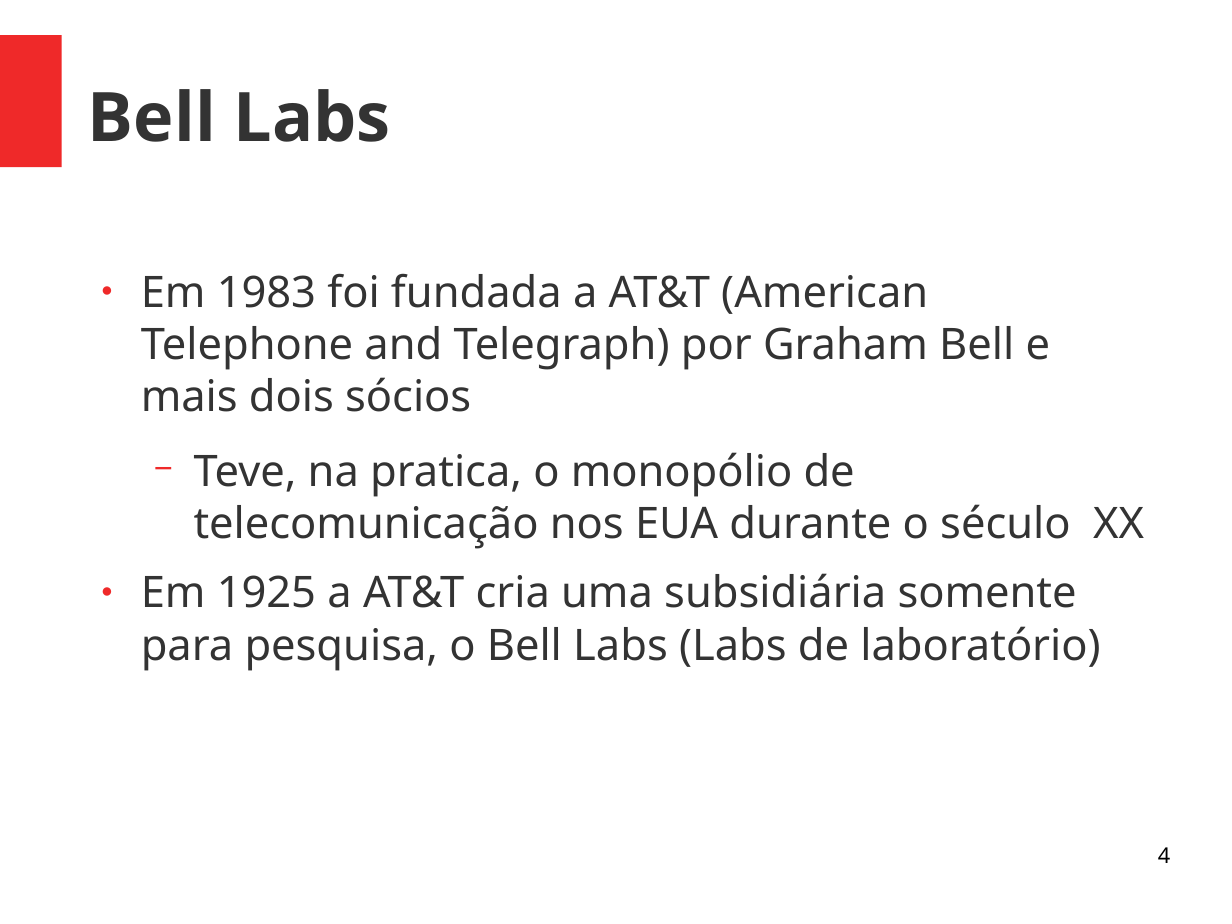
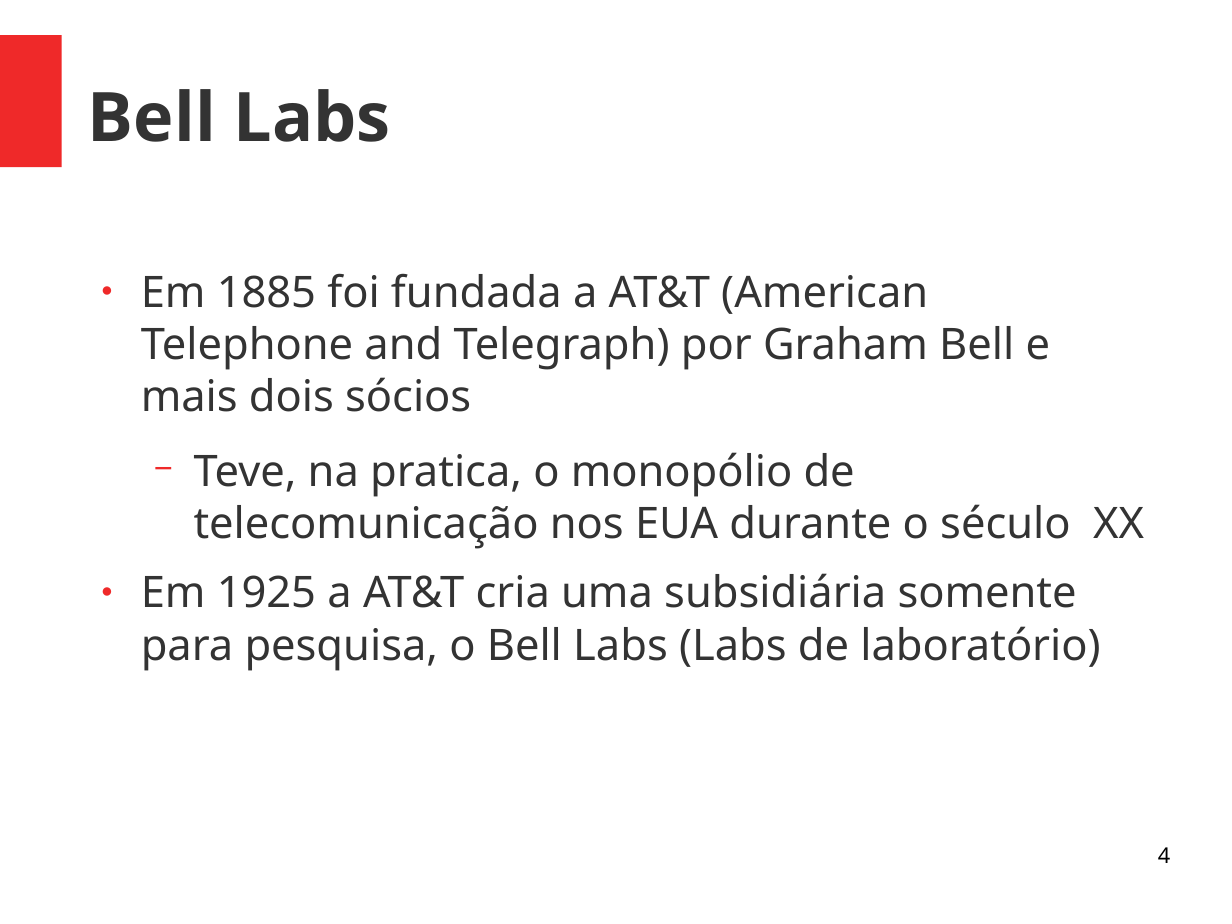
Before and after one commit to viniciusalveshax/aulas, a slide deck: slide 4 of adm-seg-redes/02-linux/aula2-linux1-teoria.odp. Drawn at 1232x924 pixels with LibreOffice and Linux fonts; fonts in the diff are those of the drawing. Boxes give left, top, right and bottom in pixels: in the first picture for what was removed or moved away, otherwise in the second. Text is boxed around its words. In the diff, an @@ line names an element or a change of style, - is before the commit and + after.

```diff
--- a/adm-seg-redes/02-linux/aula2-linux1-teoria.odp
+++ b/adm-seg-redes/02-linux/aula2-linux1-teoria.odp
@@ text at bbox=[141, 273, 1051, 412]: text changed @@
-● Em 1983 foi fundada a AT&T (American Telephone and Telegraph) por Graham Bell e mais dois sócios
+● Em 1885 foi fundada a AT&T (American Telephone and Telegraph) por Graham Bell e mais dois sócios
```
Also in this commit, not shown: 2 other slides changed, 3 other files.
